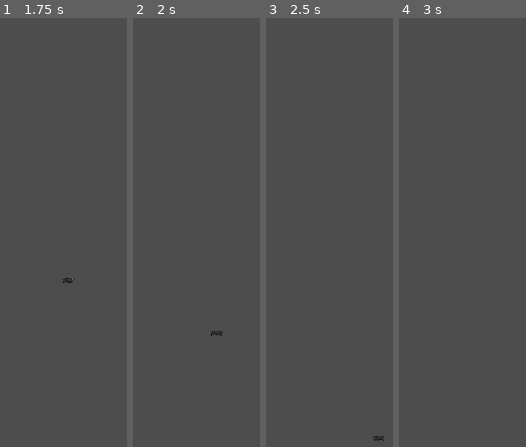
Above: before the commit, frames 1-4 (left to right).
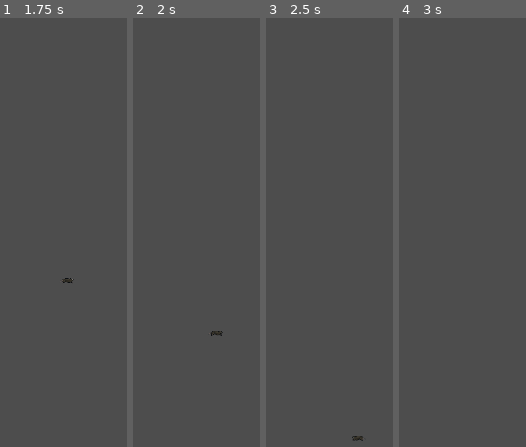
Above: after the commit, the same moments.

Repository: Kickblip/GDA-JAM
Game: Godot game, scene res://Objects/player.tscn
The game is run twice, just before and just after one commit, with the same random seed, the same clock (stepped at 60 frames per second) and the same inputs. This scene is started directly instead of the project's main scene.
Inputs:
- Up to frame 1 (1.75 s): tap Enter at 0.5 s; hold D (right) from 0.53 s (still down); tap Space (jump) at 0.6, 0.77, 1.07, 1.25, 1.52, 1.55 s; tap F (interact) at 1.35 s
- Up to frame 2 (2 s): keep holding D (right); tap Space (jump) at 1.82 s
- Up to frame 3 (2.5 s): tap Enter at 2 s; release D (right) at 2.03 s; hold A (left) from 2.03 s (still down); tap Space (jump) at 2.1 s
- Up to frame 4 (3 s): tap Space (jump) at 2.75 s; release A (left) at 2.78 s; hold D (right) from 2.78 s (still down); tap F (interact) at 2.85 s

Frames 1-2 are identical in both runs. In frame 3, 0.2% of the frame differs, in the area x 67-93%, y 97-99%; in frame 4, nothing differs.

Commit message:
Add wall jumping mechanics
Could also set a limit on how many jumps are allowed if that would be good too

Diff:
--- a/Objects/player.tscn
+++ b/Objects/player.tscn
@@ -262,4 +262,12 @@
 texture = ExtResource("6_6axe2")
 texture_scale = 0.2
 
+[node name="Rright" type="RayCast2D" parent="."]
+position = Vector2(0, 9)
+target_position = Vector2(14, 0)
+
+[node name="Rleft" type="RayCast2D" parent="."]
+position = Vector2(0, 9)
+target_position = Vector2(-14, 0)
+
 [connection signal="animation_finished" from="Sprite" to="." method="_on_sprite_animation_finished"]
--- /dev/null
+++ b/Objects/ui_hud.tscn
@@ -0,0 +1,5 @@
+[gd_scene format=3 uid="uid://dg8mlgymg55mv"]
+
+[node name="ui_hud" type="Control"]
+layout_mode = 3
+anchors_preset = 0
--- a/Scenes/level_home.tscn
+++ b/Scenes/level_home.tscn
@@ -14,6 +14,7 @@
 [ext_resource type="Script" path="res://Scripts/pipe.gd" id="12_a34sr"]
 [ext_resource type="PackedScene" uid="uid://dx5r7frbvplub" path="res://Objects/lightbulb.tscn" id="13_or6lf"]
 [ext_resource type="PackedScene" uid="uid://sgnhpcdhgkfh" path="res://Objects/ui_level_select.tscn" id="14_cjegu"]
+[ext_resource type="PackedScene" uid="uid://d33mivdhnrmys" path="res://Objects/ui_inventory.tscn" id="15_kw0wy"]
 
 [sub_resource type="TileSetAtlasSource" id="TileSetAtlasSource_su0d2"]
 texture = ExtResource("1_h7wvq")
@@ -64,15 +65,19 @@
 0:2/0 = 0
 0:2/0/physics_layer_0/linear_velocity = Vector2(0, 0)
 0:2/0/physics_layer_0/angular_velocity = 0.0
+0:2/0/physics_layer_0/polygon_0/points = PackedVector2Array(-12, -12, 12, -12, 12, 12, -12, 12)
 1:1/0 = 0
 1:1/0/physics_layer_0/linear_velocity = Vector2(0, 0)
 1:1/0/physics_layer_0/angular_velocity = 0.0
+1:1/0/physics_layer_0/polygon_0/points = PackedVector2Array(-12, -12, 12, -12, 12, 12, -12, 12)
 3:1/0 = 0
 3:1/0/physics_layer_0/linear_velocity = Vector2(0, 0)
 3:1/0/physics_layer_0/angular_velocity = 0.0
+3:1/0/physics_layer_0/polygon_0/points = PackedVector2Array(-12, -12, 12, -12, 12, 12, -12, 12)
 4:1/0 = 0
 4:1/0/physics_layer_0/linear_velocity = Vector2(0, 0)
 4:1/0/physics_layer_0/angular_velocity = 0.0
+4:1/0/physics_layer_0/polygon_0/points = PackedVector2Array(-12, -12, 12, -12, 12, 12, -12, 12)
 
 [sub_resource type="TileSet" id="TileSet_jqx1w"]
 tile_size = Vector2i(24, 24)
@@ -131,7 +136,7 @@
 [sub_resource type="ShaderMaterial" id="ShaderMaterial_5k0qd"]
 shader = ExtResource("7_v2kty")
 shader_parameter/scale = Vector2(13.2695, 1.04)
-shader_parameter/y_zoom = 1.68179
+shader_parameter/y_zoom = 3.1748
 shader_parameter/water_color = Color(0.121569, 0.443137, 0.4, 0.443137)
 shader_parameter/distortion_scale = Vector2(0.02, 0.5)
 shader_parameter/intensity = 0.01
@@ -153,7 +158,7 @@
 texture_filter = 1
 tile_set = SubResource("TileSet_jqx1w")
 format = 2
-layer_0/tile_data = PackedInt32Array(3, 65536, 2, 65539, 655 …(2354 unchanged characters)…  0, 196619, 0, 0, 262155, 0, 0, 327691, 0, 0, 393227, 0, 0, 458763, 0, 0, 524299, 0, 0, 589835, 0, 0, 655371, 0, 0, 12, 0, 0, 65548, 0, 0, 131084, 0, 0, 196620, 0, 0, 262156, 0, 0, 327692, 0, 0, 393228, 0, 0, 458764, 0, 0, 524300, 0, 0, 589836, 0, 0, 655372, 0, 0, 13, 0, 0, 65549, 0, 0, 131085, 0, 0, 196621, 0, 0, 262157, 0, 0, 327693, 0, 0, 393229, 0, 0, 458765, 0, 0, 524301, 0, 0, 589837, 0, 0, 655373, 0, 0, 14, 0, 0, 65550, 0, 0, 131086, 0, 0, 196622, 0, 0, 262158, 0, 0, 327694, 0, 0, 393230, 0, 0, 458766, 0, 0, 524302, 0, 0, 589838, 0, 0, 655374, 0, 0, 15, 0, 0, 65551, 0, 0, 1 …(10568 unchanged characters)…
+layer_0/tile_data = PackedInt32Array(3, 65536, 2, 65539, 655 …(2354 unchanged characters)…  0, 196619, 0, 0, 262155, 0, 0, 327691, 65536, 1, 393227, 65536, 1, 458763, 65536, 1, 524299, 65536, 1, 589835, 65536, 1, 655371, 0, 0, 12, 0, 0, 65548, 0, 0, 131084, 0, 0, 196620, 0, 0, 262156, 0, 0, 327692, 0, 0, 393228, 0, 0, 458764, 0, 0, 524300, 0, 0, 589836, 0, 0, 655372, 0, 0, 13, 0, 0, 65549, 0, 0, 131085, 0, 0, 196621, 0, 0, 262157, 0, 0, 327693, 0, 0, 393229, 0, 0, 458765, 0, 0, 524301, 0, 0, 589837, 0, 0, 655373, 0, 0, 14, 0, 0, 65550, 0, 0, 131086, 0, 0, 196622, 0, 0, 262158, 0, 0, 327694, 65536, 1, 393230, 65536, 1, 458766, 65536, 1, 524302, 65536, 1, 589838, 65536, 1, 655374, 0, 0, 15, 0, 0, 65551, 0, 0, 1 …(10568 unchanged characters)…
 
 [node name="TileUpper" type="TileMap" parent="."]
 z_index = 99
@@ -200,4 +205,6 @@
 [node name="ui_level_select" parent="CanvasLayer" instance=ExtResource("14_cjegu")]
 visible = false
 
+[node name="ui_inventory" parent="CanvasLayer" instance=ExtResource("15_kw0wy")]
+
 [connection signal="item_rect_changed" from="Water" to="Water" method="_on_item_rect_changed"]
--- a/Scripts/camera.gd
+++ b/Scripts/camera.gd
@@ -6,6 +6,8 @@
 func _ready():
 	target = get_node("/root/level_home/player")
 	print("player found: " + str(target))
+	if target != null:
+		position = target.position
 
 func _process(delta):
 	if target != null:
--- a/Scripts/player.gd
+++ b/Scripts/player.gd
@@ -1,10 +1,19 @@
 extends CharacterBody2D
 
+#movement variables
 var accel = 480 #horizontal acceleration
 var decel = 12 #horizontal deceleration
 var maxSpeed = 150 #maximum horizontal speed
 var gravity = 480 #rate at which player falls
 var terminalVelocity = 500 #maximum fall speed
+var terminalVelocityChange = terminalVelocity #will change if player is on wall
+
+#player attributes
+var hp = 100
+var damage = 10 #damage done to enemies each hit
+var attackSpeed = 1 #seconds in between each attack
+var currentWeapon = null
+
 var dir = 1
 var lastHVel = 0
 var checkLanding = false
@@ -12,7 +21,19 @@
 var canMove = true;
 var hVel;
 
+var walljump = false
+var onWall = false
+var wallDirection = 0
+
 @onready var sprite = $Sprite
+
+@onready var rightray = $Rright
+@onready var leftray = $Rleft
+
+func _update_weapon(weapon): #ran in instantiation and equpping a new weapon
+	damage = weapon.damage
+	attackSpeed = weapon.attackSpeed
+	currentWeapon = weapon
 
 func _ready():
 	sprite.play("idle_right")
@@ -49,16 +70,54 @@
 		lastHVel = hVel
 
 	if hVel != 0:
-		if abs(velocity.x) < maxSpeed && canMove:
-			velocity.x += (hVel * accel)*delta
+		if canMove:
+			if (velocity.x < maxSpeed && hVel == 1) || (velocity.x > -maxSpeed && hVel == -1):
+				velocity.x += (hVel * accel)*delta
+	else: #not holding any keys
+		if is_on_floor():
+			velocity.x = lerp(velocity.x,0.0,decel*delta)
+		else:
+			velocity.x = lerp(velocity.x,0.0,(decel/5)*delta)
+
+	#check direction of colliding wall
+	if !is_on_floor() && velocity.y > -100:
+		if rightray.is_colliding():
+			if !onWall:
+				onWall = true
+				velocity.y = 0
+				wallDirection = 1
+		elif leftray.is_colliding():
+			if !onWall:
+				onWall = true
+				velocity.y = 0
+				wallDirection = -1
+		else:
+			onWall = false
 	else:
-		velocity.x = lerp(velocity.x,0.0,decel*delta)
+		onWall = false
 
-	if velocity.y < terminalVelocity:
+	if onWall:
+		terminalVelocityChange = 50
+	else:
+		terminalVelocityChange = terminalVelocity
+
+	if velocity.y < terminalVelocityChange:
 		velocity.y += gravity*delta
+	if Input.is_action_just_pressed("jump"):
+		if is_on_floor():
+			velocity.y += -200
+		elif onWall:
+			if wallDirection == 1:
+				dir = -1
+				update = true
+				velocity.x += -200
+			else:
+				dir = 1
+				update = true
+				velocity.x += 200
+			velocity.y -= 200
 
-	if Input.is_action_just_pressed("jump") && is_on_floor():
-		velocity.y = -200
+	print(hVel)
 
 	if !is_on_floor():
 		if !checkLanding: #happens on jump
Not shown: 1 places in Scenes/level_home.tscn that only renumber resources
